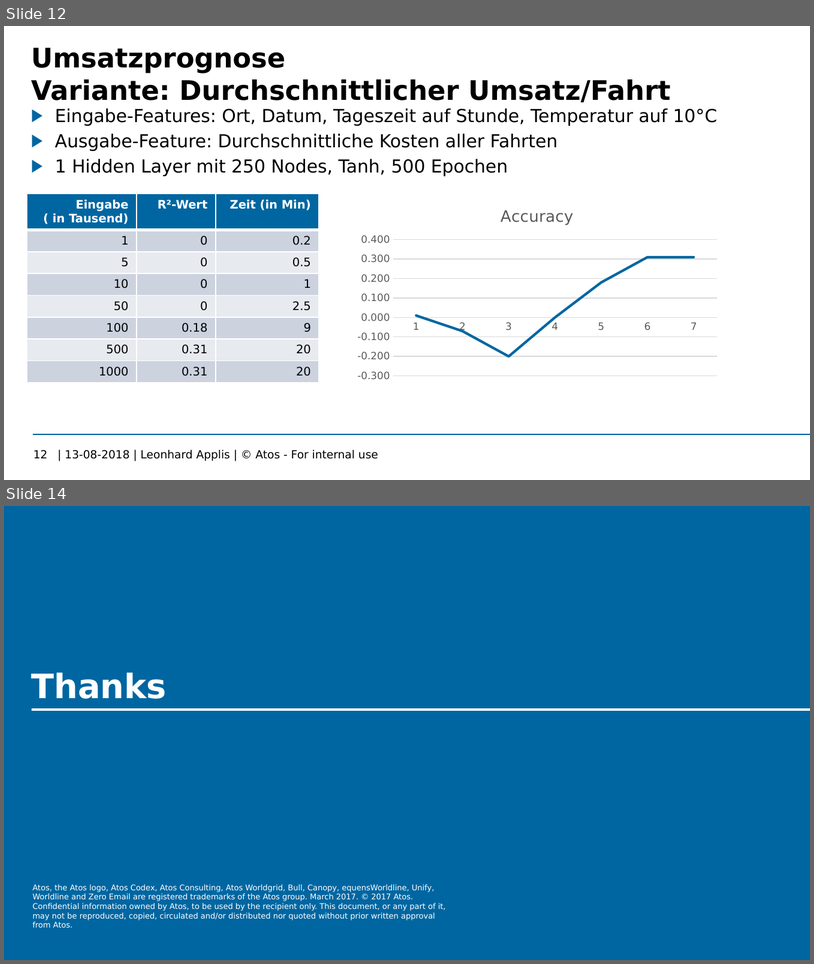
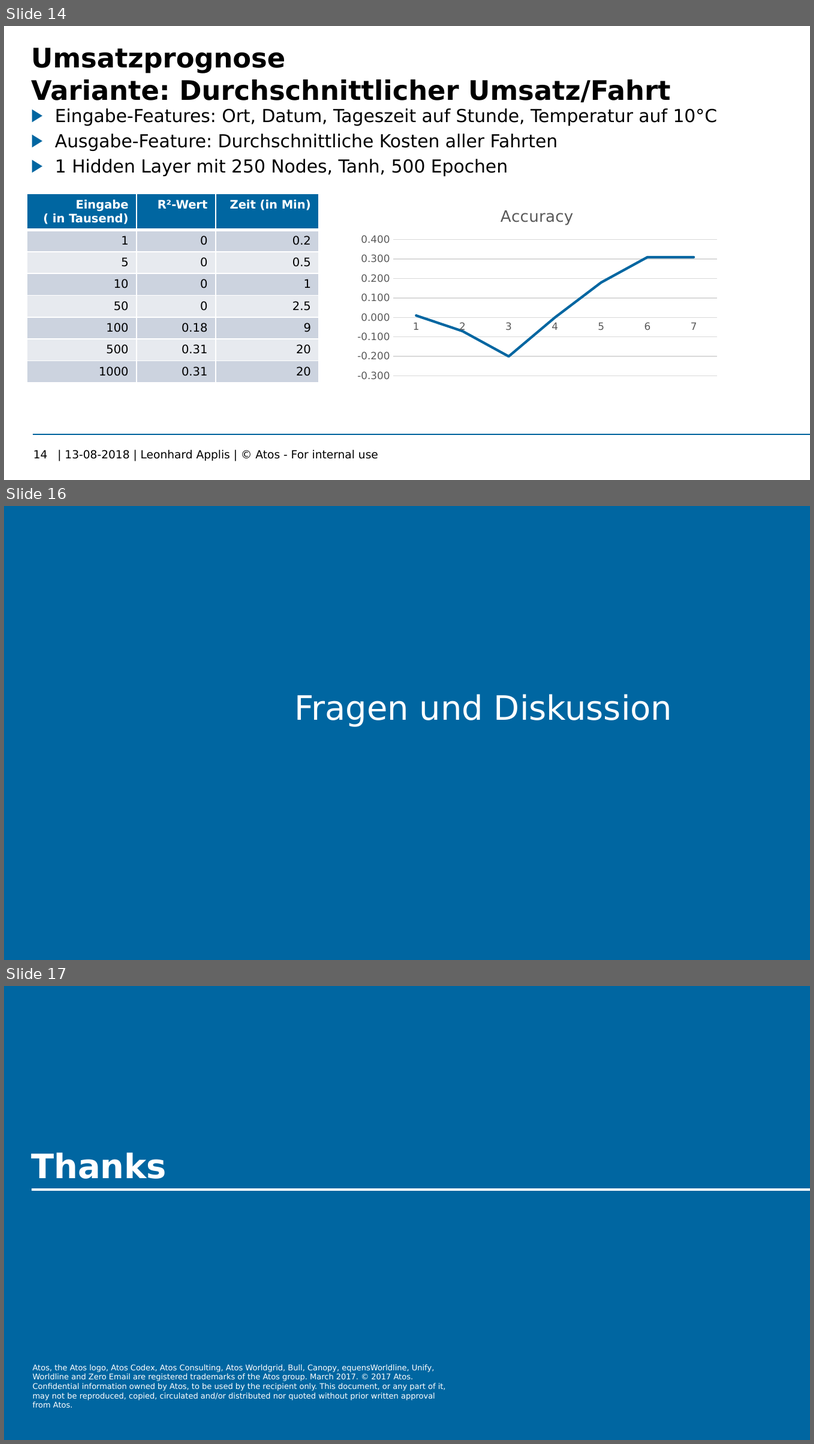
Before and after one commit to Twonki/Bachelorthesis, a slide deck: Bachelor_Zwischenstand.pptx. Shown one above the other, each under a label of ours: slides 12 and 14 before the commit, slides 14, 16 and 17 after it; the slides between them are not shown. The pictures are 814x964 and 814x1444 pixels, drawn with LibreOffice and Linux fonts; fonts in the diff are those of the drawing; background and template pictures are left out. Boxes give left, top, right and bottom in pixels: in the first picture for what was removed or moved away, otherwise in the second. Text is boxed around its words. In the diff, an @@ line names an element or a change of style, - is before the commit and + after.

```diff
--- a/Bachelor_Zwischenstand.pptx
+++ b/Bachelor_Zwischenstand.pptx
@@ slide 16 added at (x1=4, y1=506, x2=810, y2=960), background #0066A1 @@
@@ title added at (x1=294, y1=694, x2=672, y2=726), 30 pt, text #FFFFFF @@
+Fragen und Diskussion
@@ what was slide 12 is now slide 14 @@
@@ page number at (x1=33, y1=450, x2=48, y2=458): text changed @@
-12
+14
@@ what was slide 14 is now slide 17 @@
```
Also in this commit, not shown: 5 slides changed, 2 other slides added.
